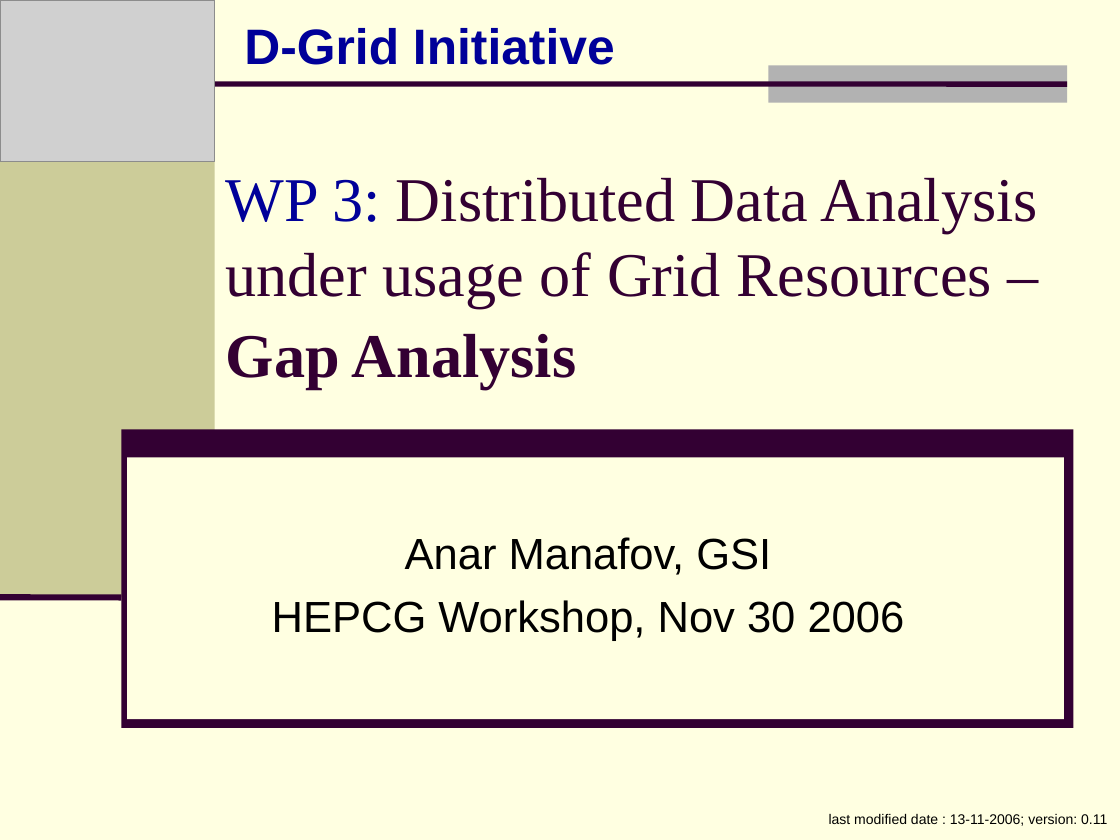
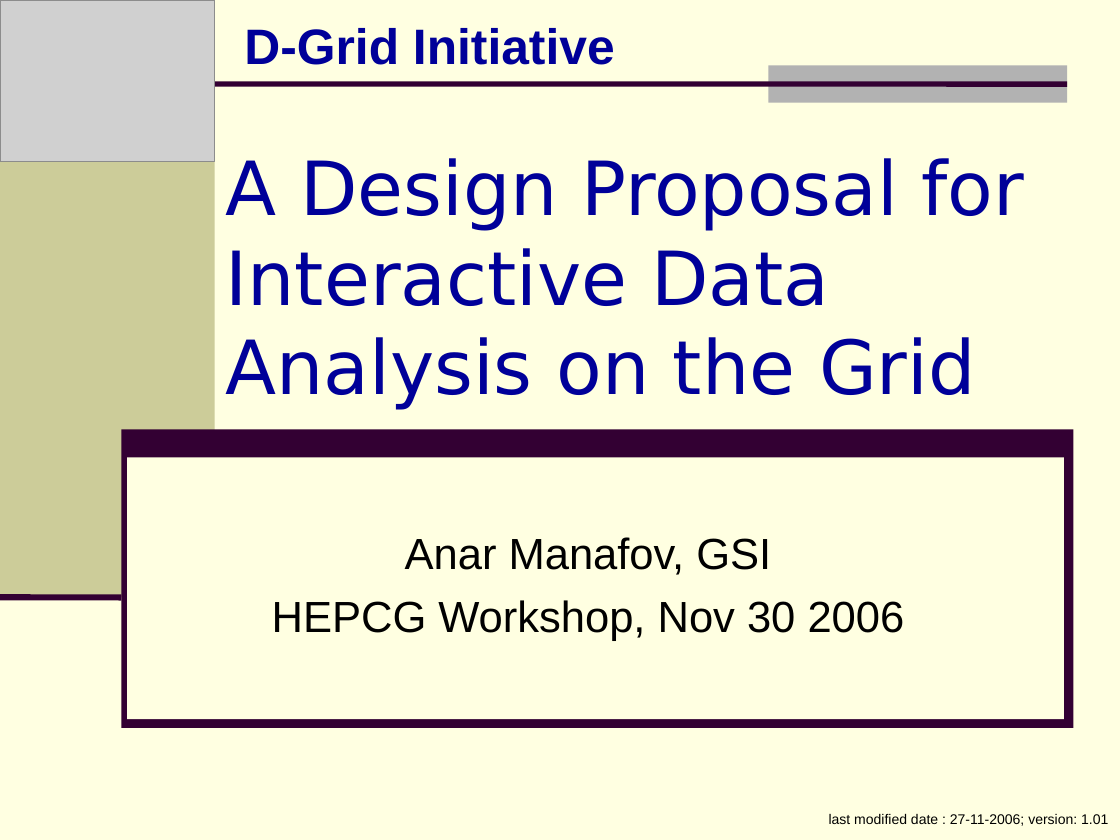
Before and after one commit to AnarManafov/PoDDocumentation, a slide deck: slide 1 of HEPCG-Workshops/2006-Nov/HEPCG-Workshops-2006-Nov.ppt. Drawn at 1120x840 pixels with LibreOffice and Linux fonts; fonts in the diff are those of the drawing; grey boxes stand for pictures. Boxes give left, top, right and bottom in pixels: in the first picture for what was removed or moved away, otherwise in the second. Text is boxed around its words. In the diff, an @@ line names an element or a change of style, - is before the commit and + after.

Commit message:
v. 1.01

```diff
--- a/HEPCG-Workshops/2006-Nov/HEPCG-Workshops-2006-Nov.ppt
+++ b/HEPCG-Workshops/2006-Nov/HEPCG-Workshops-2006-Nov.ppt
@@ title at box(226, 158, 1025, 410): text changed; size 40 to 48 pt; font Times New Roman to DejaVu Sans; text colour #330033 to #000099 @@
-WP 3: Distributed Data Analysis under usage of Grid Resources –
-Gap Analysis
+A Design Proposal for Interactive Data Analysis on the Grid
@@ text at box(829, 814, 1108, 826): text changed @@
-last modified date : 13-11-2006; version: 0.11
+last modified date : 27-11-2006; version: 1.01
```
Also in this commit, not shown: 2 slides removed.
